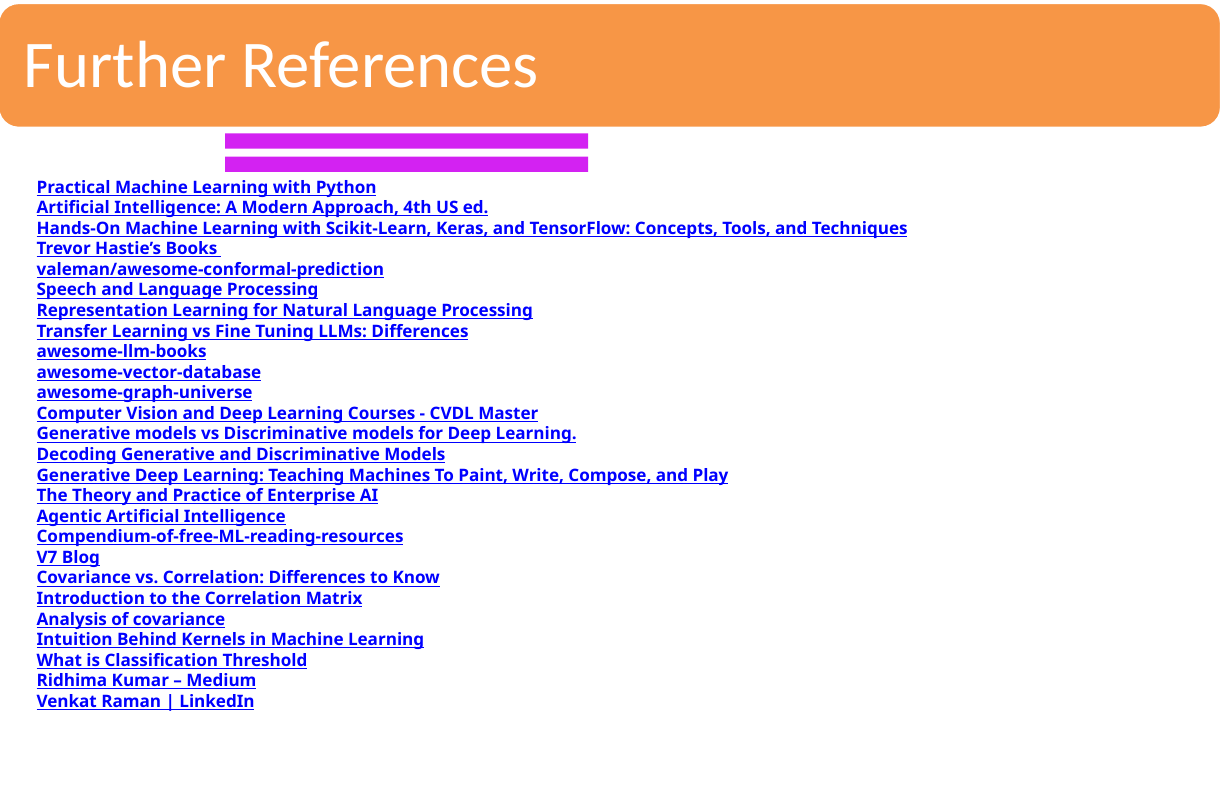
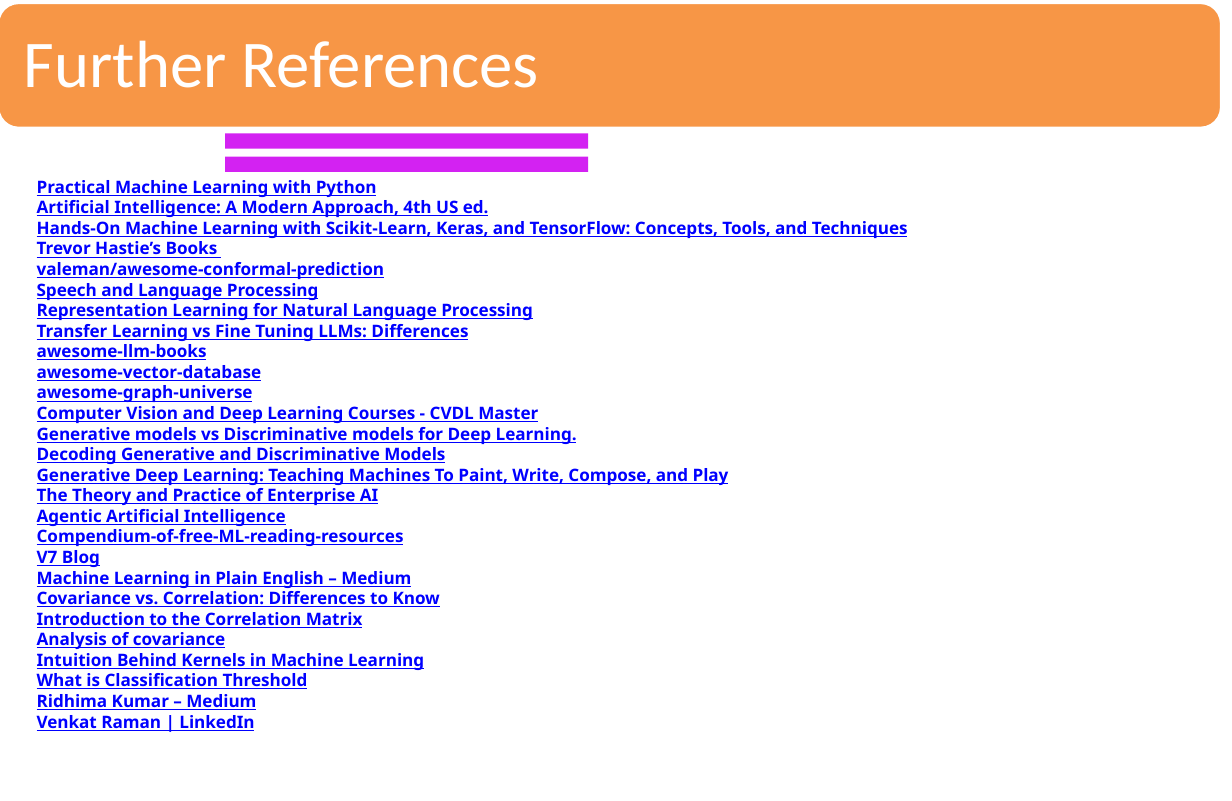
Before and after one commit to sandipray63in/Some_Self_Learning_Decks, a slide deck: slide 25 of AI, ML, DL & Related Topics(WIP).pptx. Drawn at 1232x801 pixels with LibreOffice and Linux fonts; fonts in the diff are those of the drawing. Boxes give left, top, right and bottom in pixels: in the first picture for what was removed or moved away, otherwise in the second. Text is boxed around its words. In the diff, an @@ line names an element or a change of style, - is before the commit and + after.

```diff
--- a/AI, ML, DL & Related Topics(WIP).pptx
+++ b/AI, ML, DL & Related Topics(WIP).pptx
@@ text at (37,571,411,588): paragraph added @@
+Machine Learning in Plain English – Medium
```
Also in this commit, not shown: 7 other slides changed.
